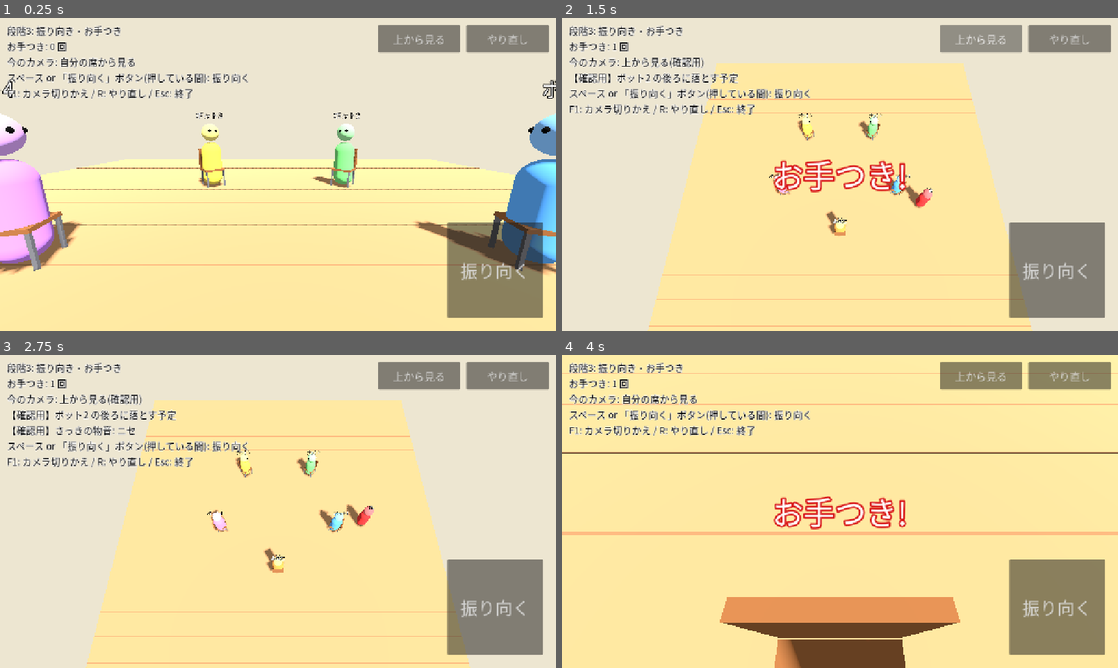
Above: before the commit, frames 1-4 (two rows, left to right).
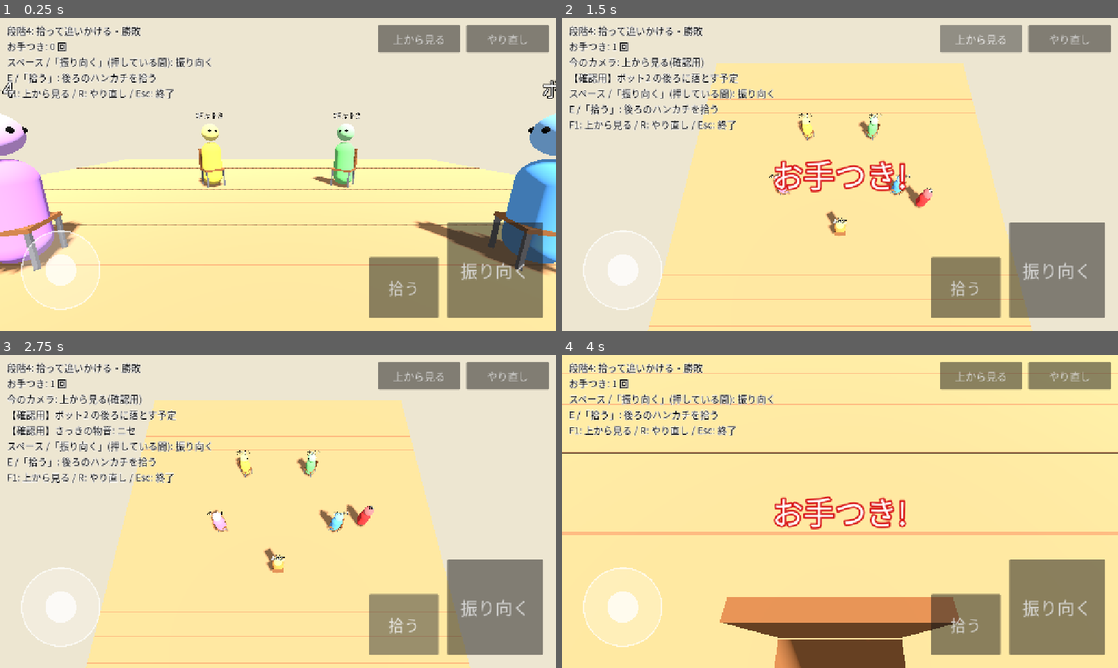
Above: after the commit, the same moments.

Repository: LisaYuumi/ushiro-micha-dame
Game: Godot game, scene res://scenes/main.tscn
Same seed, same stepped clock (60 frames per second), same inputs: the game is played once before the commit and once after it.
Inputs (mouse positions are in pixels of both pictures, inside the frame that each line leads up to):
- Up to frame 1 (0.25 s): no input
- Up to frame 2 (1.5 s): click "振り向く" at 0.5 s; click "上から見る" at 1.25 s
- Up to frame 3 (2.75 s): click (405, 624) at 2 s, where only the run after the commit has a clickable "拾う"
- Up to frame 4 (4 s): click "やり直し" at 2.75 s; tap Enter at 3.5 s; move the mouse to (962, 495) at 3.52 s; hold D (move_right, bound only after the commit) from 3.53 s (still down); hold Space (look_back) from 3.53 s (still down); click (962, 495) at 3.67 s; tap E (pick_up, bound only after the commit) at 3.8 s

The runs differ from the first frame. In frame 1, 5.7% of the frame differs, in the area x 1-79%, y 2-96%; in frame 2, 5.1%; in frame 3, 5.1%; in frame 4, 5.7%.

Commit message:
Step 4: pick up the handkerchief, chase the oni and decide the round
- New commands: pick_up (only while looking back) and set_move
- Oni runs to the vacant seat; touch within 1m wins, a seated oni wins,
  and a full lap without noticing loses
- Chaser can only run in the oni's direction and stays outside the seats
- BotBrain: seated bots notice after a random delay and chase the oni
- Chase camera, carried handkerchief, result banner, virtual stick and
  pick-up button for phones

Co-Authored-By: Claude Opus 5.5 <noreply@anthropic.com>
Claude-Session: https://claude.ai/code/session_018gGhz8RHTqLMKymXrJnaB4

Diff:
--- /dev/null
+++ b/scripts/bot/bot_brain.gd
@@ -0,0 +1,47 @@
+class_name BotBrain
+extends RefCounted
+## ボットの判断。プレイヤーと同じ命令(振り向く・拾う・走る)を GameState に出すだけ。
+## (オンライン対戦では、ホストだけがボットを動かす)
+
+var rng := RandomNumberGenerator.new()
+## 後ろに落とされたボットが気づくまでの残り時間(id -> 秒)
+var _notice_left := {}
+
+
+func reset(seed_value: int = -1) -> void:
+	_notice_left.clear()
+	if seed_value >= 0:
+		rng.seed = seed_value
+	else:
+		rng.randomize()
+
+
+func update(state: GameState, delta: float) -> void:
+	for a in state.actors:
+		if not a.is_bot:
+			continue
+		match a.role:
+			GameState.Role.SEATED:
+				_update_seated(state, a, delta)
+			GameState.Role.CHASER:
+				_update_chaser(state, a)
+
+
+## 座っているボット: 後ろに落とされたら、しばらくして気づいて拾う
+func _update_seated(state: GameState, a: GameState.Actor, delta: float) -> void:
+	if not state.has_handkerchief_behind(a):
+		return
+	if not _notice_left.has(a.id):
+		_notice_left[a.id] = rng.randf_range(GameConfig.BOT_NOTICE_TIME_MIN, GameConfig.BOT_NOTICE_TIME_MAX)
+	_notice_left[a.id] -= delta
+	if _notice_left[a.id] <= 0.0:
+		state.set_looking_back(a.id, true)
+		state.pick_up(a.id)
+
+
+## 追いかけるボット: 鬼にまっすぐ向かう(走れない向きは GameState が止める)
+func _update_chaser(state: GameState, a: GameState.Actor) -> void:
+	var oni := state.get_actor(state.oni_id)
+	var to_oni := oni.position - a.position
+	to_oni.y = 0.0
+	state.set_move(a.id, to_oni.normalized())
--- a/scripts/core/game_config.gd
+++ b/scripts/core/game_config.gd
@@ -48,3 +48,27 @@
 const LOOK_BACK_LEAN := 0.2
 ## 「お手つき!」などの表示時間(秒)
 const MESSAGE_TIME := 1.5
+
+# --- 追いかけっこ ---
+## 鬼が走る速さ(メートル/秒)
+const ONI_RUN_SPEED := 3.0
+## 追いかける人の速さ(メートル/秒)。鬼よりわずかに速い
+const CHASER_SPEED := 3.3
+## この距離(メートル)まで近づいたらタッチ成立
+const TOUCH_DISTANCE := 1.0
+## 追いかける人が走れる範囲(輪の中心からの距離)。席の内側には入れない
+const CHASER_MIN_RADIUS := 3.55
+const CHASER_MAX_RADIUS := 6.0
+## 追いかける人が鬼と逆向きに走れるか(false: 同じ向きにしか走れない)
+const CHASER_CAN_RUN_BACKWARD := false
+
+# --- ボット ---
+## 後ろにハンカチを落とされたボットが気づくまでの時間(秒)。この範囲でランダム。
+## 鬼がもう一周してくるまで(約17秒)に気づかなければ見逃し
+const BOT_NOTICE_TIME_MIN := 1.5
+const BOT_NOTICE_TIME_MAX := 22.0
+
+# --- 追いかけるときのカメラ ---
+## 自分が追いかけるとき、カメラを輪の外側のどれだけ後ろ・上に置くか(メートル)
+const CHASE_CAM_DISTANCE := 3.0
+const CHASE_CAM_HEIGHT := 3.2
--- a/scripts/core/game_state.gd
+++ b/scripts/core/game_state.gd
@@ -9,9 +9,12 @@
 ## 将来のオンライン対戦では、ホストだけがこのクラスを動かし、
 ## snapshot() と events を全員に配る想定。
 
-enum Role { SEATED, ONI }
-## WALKING: 鬼がハンカチを持って歩いている / DROPPED: 落とした後
-enum Phase { WALKING, DROPPED }
+enum Role { SEATED, ONI, CHASER }
+## WALKING: 鬼がハンカチを持って歩いている
+## DROPPED: 落とした後、鬼は歩き続けている(もう一周で見逃し)
+## CHASE: 拾った人が鬼を追いかけている
+## RESULT: 勝敗が決まった
+enum Phase { WALKING, DROPPED, CHASE, RESULT }
 
 
 class Actor:
@@ -31,6 +34,8 @@
 	var looking_back: bool = false
 	## お手つきの回数(このステップでは数えるだけ。点数はまだ)
 	var otetsuki_count: int = 0
+	## 走る向き(追いかけるとき。長さ 0〜1)
+	var move_dir: Vector3 = Vector3.ZERO
 
 
 ## 席の位置(床の上)
@@ -59,6 +64,17 @@
 var handkerchief_on_floor: bool = false
 var handkerchief_position: Vector3 = Vector3.ZERO
 
+## 追いかけている人の id(いなければ -1)
+var chaser_id: int = -1
+## 追いかける人が立って空いた席(鬼が座りに行く)
+var vacant_seat: int = -1
+## 鬼が空いた席の真後ろに着く角度
+var oni_seat_angle: float = 0.0
+## 鬼が輪から席に向かって入っているところか
+var oni_entering: bool = false
+## 勝敗。{"winner": id, "loser": id, "reason": "touched" / "sat" / "missed"}
+var result: Dictionary = {}
+
 ## 表示側へのお知らせ(Dictionary の配列)
 var events: Array = []
 
@@ -117,6 +133,10 @@
 	phase = Phase.WALKING
 	handkerchief_on_floor = false
 	oni_pause_left = 0.0
+	chaser_id = -1
+	vacant_seat = -1
+	oni_entering = false
+	result = {}
 	var step := TAU / GameConfig.SEAT_COUNT
 	next_seat_crossing = ceilf(oni_angle / step) * step
 	_plan_drop()
@@ -124,6 +144,14 @@
 
 ## 時間を delta 秒すすめる。
 func tick(delta: float) -> void:
+	match phase:
+		Phase.WALKING, Phase.DROPPED:
+			_tick_walking(delta)
+		Phase.CHASE:
+			_tick_chase(delta)
+
+
+func _tick_walking(delta: float) -> void:
 	if oni_pause_left > 0.0:
 		oni_pause_left -= delta
 		return
@@ -146,13 +174,45 @@
 	if a == null or a.role != Role.SEATED or a.looking_back == value:
 		return
 	a.looking_back = value
-	if not value:
+	# 追いかけっこ中・勝敗が出た後は、振り向いて見物してもお手つきにならない
+	if not value or phase == Phase.CHASE or phase == Phase.RESULT:
 		return
 	if has_handkerchief_behind(a):
 		events.append({"type": "found", "actor": actor_id})
 	else:
 		a.otetsuki_count += 1
 		events.append({"type": "otetsuki", "actor": actor_id})
+
+
+## ハンカチを拾って立ち上がる。振り向いていて、後ろにハンカチがあるときだけできる。
+func pick_up(actor_id: int) -> void:
+	var a := get_actor(actor_id)
+	if a == null or phase != Phase.DROPPED or not a.looking_back or not has_handkerchief_behind(a):
+		return
+	vacant_seat = a.seat_index
+	a.role = Role.CHASER
+	a.seat_index = -1
+	a.looking_back = false
+	a.position = handkerchief_position
+	a.yaw = drop_angle - PI / 2.0
+	chaser_id = a.id
+	handkerchief_on_floor = false
+	phase = Phase.CHASE
+	# 鬼は気づいてすぐ走り出す。空いた席まで(少なくとも一度は)輪を回ってから座る
+	oni_pause_left = 0.0
+	oni_entering = false
+	var target := seat_angle(vacant_seat)
+	oni_seat_angle = target + ceilf((oni_angle - target + 0.001) / TAU) * TAU
+	events.append({"type": "picked_up", "actor": a.id})
+
+
+## 走る向きを決める(追いかける人だけ)。dir は床の上の向き、長さ 0〜1。
+func set_move(actor_id: int, dir: Vector3) -> void:
+	var a := get_actor(actor_id)
+	if a == null:
+		return
+	dir.y = 0.0
+	a.move_dir = dir.limit_length(1.0)
 
 
 ## この人の後ろにハンカチが落ちているか
@@ -205,6 +265,7 @@
 			"yaw": a.yaw,
 			"looking_back": a.looking_back,
 			"otetsuki": a.otetsuki_count,
+			"move": a.move_dir,
 		})
 	return {
 		"actors": list,
@@ -212,6 +273,9 @@
 		"oni_angle": oni_angle,
 		"handkerchief_on_floor": handkerchief_on_floor,
 		"handkerchief_pos": handkerchief_position,
+		"chaser": chaser_id,
+		"vacant_seat": vacant_seat,
+		"result": result,
 	}
 
 
@@ -230,6 +294,11 @@
 
 ## 鬼が席の真後ろに来たとき: 本当に落とす/ニセで立ち止まる/そのまま通りすぎる
 func _on_pass_behind_seat() -> void:
+	if phase == Phase.DROPPED and absf(oni_angle - (drop_angle + TAU)) < 0.001:
+		# 一周して戻ってきても気づかれなかった: 落とされた人の負け
+		var target := get_actor_at_seat(drop_target_seat)
+		_finish(oni_id, target.id, "missed")
+		return
 	if phase == Phase.WALKING and absf(oni_angle - drop_angle) < 0.001:
 		oni_pause_left = GameConfig.ONI_PAUSE_TIME
 		_drop()
@@ -242,6 +311,66 @@
 				"seat": _seat_at_angle(oni_angle),
 				"pos": _ring_point(oni_angle, GameConfig.DROP_RADIUS),
 			})
+
+
+func _tick_chase(delta: float) -> void:
+	var oni := get_actor(oni_id)
+	var chaser := get_actor(chaser_id)
+	_move_chaser(chaser, delta)
+
+	var sat := false
+	if oni_entering:
+		var seat_pos := seat_positions[vacant_seat]
+		var to_seat := seat_pos - oni.position
+		if to_seat.length() > 0.001:
+			oni.yaw = atan2(-to_seat.x, -to_seat.z)
+		oni.position = oni.position.move_toward(seat_pos, GameConfig.ONI_RUN_SPEED * delta)
+		sat = oni.position.distance_to(seat_pos) < 0.01
+	else:
+		oni_angle = minf(oni_angle + GameConfig.ONI_RUN_SPEED / GameConfig.ONI_WALK_RADIUS * delta, oni_seat_angle)
+		_place_on_walk_ring(oni, oni_angle)
+		oni_entering = oni_angle >= oni_seat_angle
+
+	if _flat_distance(chaser.position, oni.position) <= GameConfig.TOUCH_DISTANCE:
+		_finish(chaser_id, oni_id, "touched")
+	elif sat:
+		_sit(oni, vacant_seat)
+		_finish(oni_id, chaser_id, "sat")
+
+
+## 追いかける人を動かす。席の内側には入れず、(設定により)鬼と逆向きには走れない。
+func _move_chaser(a: Actor, delta: float) -> void:
+	var dir := a.move_dir
+	if dir.length_squared() < 0.0001:
+		return
+	if not GameConfig.CHASER_CAN_RUN_BACKWARD:
+		var ang := atan2(a.position.x, a.position.z)
+		# 鬼が走る向き(角度が増える向き)
+		var forward := Vector3(cos(ang), 0.0, -sin(ang))
+		var along := dir.dot(forward)
+		if along < 0.0:
+			dir -= forward * along
+	var p := a.position + dir * GameConfig.CHASER_SPEED * delta
+	var flat := Vector2(p.x, p.z)
+	var r := clampf(flat.length(), GameConfig.CHASER_MIN_RADIUS, GameConfig.CHASER_MAX_RADIUS)
+	flat = flat.normalized() * r
+	a.position = Vector3(flat.x, 0.0, flat.y)
+	if dir.length_squared() > 0.0001:
+		a.yaw = atan2(-dir.x, -dir.z)
+
+
+func _finish(winner_id: int, loser_id: int, reason: String) -> void:
+	phase = Phase.RESULT
+	result = {"winner": winner_id, "loser": loser_id, "reason": reason}
+	for a in actors:
+		a.move_dir = Vector3.ZERO
+	var e := result.duplicate()
+	e["type"] = "result"
+	events.append(e)
+
+
+func _flat_distance(a: Vector3, b: Vector3) -> float:
+	return Vector2(a.x - b.x, a.z - b.z).length()
 
 
 func _seat_at_angle(angle: float) -> int:
--- a/scripts/input/input_setup.gd
+++ b/scripts/input/input_setup.gd
@@ -3,17 +3,24 @@
 ## キー割り当てをまとめて登録する(project.godot を手で書かずに済むように)。
 
 const KEYS := {
-	"look_back": KEY_SPACE,
-	"debug_top_camera": KEY_F1,
-	"restart": KEY_R,
-	"quit": KEY_ESCAPE,
+	"look_back": [KEY_SPACE],
+	"pick_up": [KEY_E],
+	"move_left": [KEY_A, KEY_LEFT],
+	"move_right": [KEY_D, KEY_RIGHT],
+	"move_up": [KEY_W, KEY_UP],
+	"move_down": [KEY_S, KEY_DOWN],
+	"debug_top_camera": [KEY_F1],
+	"restart": [KEY_R],
+	"quit": [KEY_ESCAPE],
 }
 
 
 static func register() -> void:
 	for action in KEYS:
-		if not InputMap.has_action(action):
-			InputMap.add_action(action)
-		var ev := InputEventKey.new()
-		ev.physical_keycode = KEYS[action]
-		InputMap.action_add_event(action, ev)
+		if InputMap.has_action(action):
+			continue
+		InputMap.add_action(action)
+		for key in KEYS[action]:
+			var ev := InputEventKey.new()
+			ev.physical_keycode = key
+			InputMap.action_add_event(action, ev)
--- a/scripts/input/player_input.gd
+++ b/scripts/input/player_input.gd
@@ -4,5 +4,17 @@
 ## (オンライン対戦では、この命令をホストに送る形に置きかえる)
 
 
-static func apply(state: GameState) -> void:
-	state.set_looking_back(state.local_player_id, Input.is_action_pressed("look_back"))
+## cam_basis: 今のカメラの向き。走る向きを「画面の上下左右」に合わせるために使う
+static func apply(state: GameState, cam_basis: Basis) -> void:
+	var id := state.local_player_id
+	state.set_looking_back(id, Input.is_action_pressed("look_back"))
+	if Input.is_action_just_pressed("pick_up"):
+		state.pick_up(id)
+
+	var v := Input.get_vector("move_left", "move_right", "move_up", "move_down")
+	var right := cam_basis.x
+	right.y = 0.0
+	var forward := -cam_basis.z
+	forward.y = 0.0
+	var dir := right.normalized() * v.x + forward.normalized() * -v.y
+	state.set_move(id, dir)
--- a/scripts/input/touch_controls.gd
+++ b/scripts/input/touch_controls.gd
@@ -8,6 +8,18 @@
 	layer = 2
 	# 右下: 振り向く(押している間)
 	_add_button("振り向く", "look_back", Vector2(1, 1), Rect2(-250, -250, 220, 220), 40)
+	_add_button("拾う", "pick_up", Vector2(1, 1), Rect2(-430, -170, 160, 140), 36)
+	# 左下: 走るためのスティック
+	var stick := VirtualStick.new()
+	add_child(stick)
+	stick.anchor_left = 0
+	stick.anchor_right = 0
+	stick.anchor_top = 1
+	stick.anchor_bottom = 1
+	stick.offset_left = 30
+	stick.offset_top = -250
+	stick.offset_right = 250
+	stick.offset_bottom = -30
 	# 右上: 確認用の操作
 	_add_button("上から見る", "debug_top_camera", Vector2(1, 0), Rect2(-410, 16, 190, 64), 24)
 	_add_button("やり直し", "restart", Vector2(1, 0), Rect2(-206, 16, 190, 64), 24)
--- /dev/null
+++ b/scripts/input/virtual_stick.gd
@@ -0,0 +1,55 @@
+class_name VirtualStick
+extends Control
+## スマホ用のスティック。指でなぞった向きを、矢印キーと同じ操作として送る。
+
+const RADIUS := 90.0
+
+var _touch_index := -1
+var _knob := Vector2.ZERO # -1〜1
+
+
+func _ready() -> void:
+	mouse_filter = Control.MOUSE_FILTER_IGNORE
+
+
+func _input(event: InputEvent) -> void:
+	if event is InputEventScreenTouch:
+		var t := event as InputEventScreenTouch
+		if t.pressed and _touch_index == -1 and get_global_rect().has_point(t.position):
+			_touch_index = t.index
+			_update_knob(t.position)
+		elif not t.pressed and t.index == _touch_index:
+			_touch_index = -1
+			_set_knob(Vector2.ZERO)
+	elif event is InputEventScreenDrag:
+		var d := event as InputEventScreenDrag
+		if d.index == _touch_index:
+			_update_knob(d.position)
+
+
+func _update_knob(pos: Vector2) -> void:
+	var center := get_global_rect().get_center()
+	_set_knob(((pos - center) / RADIUS).limit_length(1.0))
+
+
+func _set_knob(v: Vector2) -> void:
+	_knob = v
+	_send("move_left", -v.x)
+	_send("move_right", v.x)
+	_send("move_up", -v.y)
+	_send("move_down", v.y)
+	queue_redraw()
+
+
+func _send(action: String, strength: float) -> void:
+	if strength > 0.1:
+		Input.action_press(action, strength)
+	elif Input.is_action_pressed(action):
+		Input.action_release(action)
+
+
+func _draw() -> void:
+	var c := size / 2.0
+	draw_circle(c, RADIUS, Color(1, 1, 1, 0.25))
+	draw_arc(c, RADIUS, 0.0, TAU, 48, Color(1, 1, 1, 0.7), 3.0)
+	draw_circle(c + _knob * RADIUS, 36.0, Color(1, 1, 1, 0.75))
--- a/scripts/main.gd
+++ b/scripts/main.gd
@@ -1,9 +1,10 @@
 extends Node3D
 ## 全体のつなぎ役。
-##   GameState(状態) ← 入力・ボットが命令を出す
+##   GameState(状態) ← 入力(PlayerInput)・ボット(BotBrain)が命令を出す
 ##   GameState(状態) → WorldView / Hud が読んで表示する
 
 var state: GameState
+var bots := BotBrain.new()
 ## 確認用: 最後に鳴った物音が本物かニセか
 var _last_sound := ""
 
@@ -19,6 +20,7 @@
 
 func _start_round() -> void:
 	state.start_round()
+	bots.reset()
 	_last_sound = ""
 	hud.hide_message()
 	view.build(state)
@@ -26,21 +28,12 @@
 
 
 func _physics_process(delta: float) -> void:
-	PlayerInput.apply(state)
+	PlayerInput.apply(state, view.get_camera_basis())
+	bots.update(state, delta)
 	state.tick(delta)
 	for e in state.take_events():
 		view.on_event(e)
-		match e.get("type"):
-			"dropped":
-				_last_sound = "本物"
-			"rustle":
-				_last_sound = "ニセ"
-			"otetsuki":
-				if e["actor"] == state.local_player_id:
-					hud.show_message("お手つき!", Color(0.85, 0.1, 0.1), GameConfig.MESSAGE_TIME)
-			"found":
-				if e["actor"] == state.local_player_id:
-					hud.show_message("ハンカチがある!", Color(0.1, 0.5, 0.9), GameConfig.MESSAGE_TIME)
+		_show_event(e)
 		_update_help()
 
 
@@ -58,23 +51,77 @@
 		get_tree().quit()
 
 
+func _show_event(e: Dictionary) -> void:
+	var me := state.local_player_id
+	match e.get("type"):
+		"dropped":
+			_last_sound = "本物"
+		"rustle":
+			_last_sound = "ニセ"
+		"otetsuki":
+			if e["actor"] == me:
+				hud.show_message("お手つき!", Color(0.85, 0.1, 0.1), GameConfig.MESSAGE_TIME)
+		"found":
+			if e["actor"] == me:
+				hud.show_message("ハンカチがある!\n「拾う」(E)", Color(0.1, 0.5, 0.9), GameConfig.MESSAGE_TIME)
+		"picked_up":
+			if e["actor"] == me:
+				hud.show_message("追いかけろ!", Color(0.1, 0.5, 0.9), GameConfig.MESSAGE_TIME)
+			else:
+				hud.show_message("%s が追いかけた!" % _name(e["actor"]), Color(0.3, 0.3, 0.3), GameConfig.MESSAGE_TIME)
+		"result":
+			_show_result(e)
+
+
+func _show_result(r: Dictionary) -> void:
+	var me := state.local_player_id
+	var text := ""
+	var color := Color(0.3, 0.3, 0.3)
+	match r["reason"]:
+		"touched":
+			if r["winner"] == me:
+				text = "勝ち!\n鬼をタッチした"
+				color = Color(0.9, 0.6, 0.1)
+			else:
+				text = "%s の勝ち\n(鬼をタッチ)" % _name(r["winner"])
+		"sat":
+			if r["loser"] == me:
+				text = "負け…\n鬼に座られた"
+				color = Color(0.2, 0.3, 0.8)
+			else:
+				text = "鬼の勝ち\n(%s の席に座った)" % _name(r["loser"])
+		"missed":
+			if r["loser"] == me:
+				text = "負け…\n一周しても気づかなかった"
+				color = Color(0.2, 0.3, 0.8)
+			else:
+				text = "鬼の勝ち\n(%s が気づかなかった)" % _name(r["loser"])
+	hud.show_message(text + "\n「やり直し」(R)で次のラウンド", color, 0.0)
+
+
+func _name(id: int) -> String:
+	var a := state.get_actor(id)
+	return a.display_name if a else "?"
+
+
 func _update_help() -> void:
-	var lines := PackedStringArray(["段階3: 振り向き・お手つき"])
+	var lines := PackedStringArray(["段階4: 拾って追いかける・勝敗"])
 	var me := state.get_local_player()
 	lines.append("お手つき: %d 回" % me.otetsuki_count)
 	if view.is_top_camera():
 		lines.append("今のカメラ: 上から見る(確認用)")
 		# 確認用カメラのときだけ答えを出す
-		var target := state.get_actor_at_seat(state.drop_target_seat)
-		var who: String = target.display_name if target else "?"
-		if state.handkerchief_on_floor:
+		var who: String = _name(state.get_actor_at_seat(state.drop_target_seat).id) if state.vacant_seat < 0 else _name(state.chaser_id)
+		if state.handkerchief_on_floor or state.chaser_id >= 0:
 			lines.append("【確認用】%s の後ろに落とした" % who)
 		else:
 			lines.append("【確認用】%s の後ろに落とす予定" % who)
 		if _last_sound != "":
 			lines.append("【確認用】さっきの物音: %s" % _last_sound)
+	if me.role == GameState.Role.CHASER:
+		lines.append("矢印キー / WASD / 左下のスティック: 走る")
 	else:
-		lines.append("今のカメラ: 自分の席から見る")
-	lines.append("スペース or 「振り向く」ボタン(押している間): 振り向く")
-	lines.append("F1: カメラ切りかえ / R: やり直し / Esc: 終了")
+		lines.append("スペース /「振り向く」(押している間): 振り向く")
+		lines.append("E /「拾う」: 後ろのハンカチを拾う")
+	lines.append("F1: 上から見る / R: やり直し / Esc: 終了")
 	hud.set_help("\n".join(lines))
--- a/scripts/view/world_view.gd
+++ b/scripts/view/world_view.gd
@@ -50,10 +50,16 @@
 			node.position = a.position
 			# 振り向いた姿は全員に見える(体ごと大げさに後ろを向く)
 			node.rotation.y = a.yaw + PI * t
-	_update_seat_camera(state)
-
-	_handkerchief.visible = state.handkerchief_on_floor
-	_handkerchief.position = state.handkerchief_position
+	_update_seat_camera(state, delta)
+
+	var holder := state.get_actor(state.chaser_id)
+	if holder:
+		# 追いかける人が手に持っている
+		_handkerchief.visible = true
+		_handkerchief.position = holder.position + Vector3(0, 1.0, 0)
+	else:
+		_handkerchief.visible = state.handkerchief_on_floor
+		_handkerchief.position = state.handkerchief_position
 	_update_footsteps(state)
 
 
@@ -234,7 +240,7 @@
 	_seat_cam.cull_mask = 0xFFFFF & ~(1 << (SELF_LAYER - 1))
 	add_child(_seat_cam)
 	_seat_cam.make_current()
-	_update_seat_camera(state)
+	_update_seat_camera(state, 0.0)
 
 	_top_cam = Camera3D.new()
 	_top_cam.fov = 60
@@ -242,10 +248,28 @@
 	_top_cam.look_at_from_position(Vector3(0, 13, 6), Vector3.ZERO)
 
 
-## 自分の席のカメラ: 前を向いているときは輪の内側、振り向くと足元の後ろを見る
-func _update_seat_camera(state: GameState) -> void:
+## 今のカメラの向き(走る向きを画面に合わせるため、入力側が使う)
+func get_camera_basis() -> Basis:
+	var cam := get_viewport().get_camera_3d()
+	return cam.global_basis if cam else Basis.IDENTITY
+
+
+## 自分のカメラ:
+## - 座っているとき: 前は輪の内側、振り向くと足元の後ろを見る
+## - 追いかけているとき: 輪の外側・斜め上から自分を見る(画面の右が鬼の走る向き)
+func _update_seat_camera(state: GameState, delta: float) -> void:
 	var me := state.get_local_player()
 	if me == null or _seat_cam == null:
+		return
+	if me.role == GameState.Role.CHASER:
+		var out := Vector3(me.position.x, 0.0, me.position.z).normalized()
+		var want := me.position + out * GameConfig.CHASE_CAM_DISTANCE + Vector3(0, GameConfig.CHASE_CAM_HEIGHT, 0)
+		# 立ち上がった直後は一気に、そのあとはなめらかに追う
+		var w := 1.0 if delta == 0.0 else clampf(delta * 8.0, 0.0, 1.0)
+		var from := _seat_cam.position
+		if from.distance_to(want) > 6.0:
+			w = 1.0
+		_seat_cam.look_at_from_position(from.lerp(want, w), me.position + Vector3(0, 0.8, 0))
 		return
 	var t: float = _turn.get(me.id, 0.0)
 	var back_dir := Vector3(sin(me.yaw), 0.0, cos(me.yaw))
--- a/tests/smoke_test.gd
+++ b/tests/smoke_test.gd
@@ -19,6 +19,13 @@
 	_test_found_when_already_looking_back()
 	_test_decoy_rustle_is_behind_a_seat()
 	_test_bot_cannot_look_back_as_oni()
+	_test_missed_when_nobody_notices()
+	_test_pick_up_rules()
+	_test_oni_sits_if_chaser_stands_still()
+	_test_touch_wins()
+	_test_chaser_cannot_run_backward_or_inside()
+	_test_no_otetsuki_during_chase()
+	_test_rounds_with_bots_always_finish()
 
 	_main = load("res://scenes/main.tscn").instantiate()
 	root.add_child(_main)
@@ -33,6 +40,13 @@
 		_press("look_back", false)
 		_press("debug_top_camera", true)
 		_press("debug_top_camera", false)
+	elif _frames == 100:
+		# 拾う・走る操作も送ってみる(拾えない場面でもエラーにならないこと)
+		_press("pick_up", true)
+		_press("pick_up", false)
+		Input.action_press("move_right", 1.0)
+	elif _frames == 110:
+		Input.action_release("move_right")
 	elif _frames == 120:
 		_press("restart", true)
 		_press("restart", false)
@@ -135,7 +149,135 @@
 	_check(s.take_events().is_empty(), "鬼は振り向き判定の対象外")
 
 
+func _test_missed_when_nobody_notices() -> void:
+	var s := GameState.new()
+	s.start_round(11)
+	var e := _run_until(s, "result", 200.0)
+	_check(not e.is_empty(), "誰も気づかなければ勝敗が出る")
+	if e.is_empty():
+		return
+	var target := s.get_actor_at_seat(s.drop_target_seat)
+	_check(e["reason"] == "missed", "気づかなければ『見逃し』")
+	_check(e["loser"] == target.id, "見逃しは落とされた人の負け")
+	_check(e["winner"] == s.oni_id, "見逃しは鬼の勝ち")
+	_check(s.phase == GameState.Phase.RESULT, "勝敗が出たら RESULT")
+
+
+func _test_pick_up_rules() -> void:
+	var s := _dropped_state(13)
+	var target := s.get_actor_at_seat(s.drop_target_seat)
+	var other := s.get_actor_at_seat((s.drop_target_seat + 1) % GameConfig.SEAT_COUNT)
+	s.pick_up(target.id)
+	_check(s.phase == GameState.Phase.DROPPED, "振り向かずには拾えない")
+	other.looking_back = true
+	s.pick_up(other.id)
+	_check(s.phase == GameState.Phase.DROPPED, "後ろにハンカチがない人は拾えない")
+	s.set_looking_back(target.id, true)
+	s.take_events()
+	s.pick_up(target.id)
+	_check(s.phase == GameState.Phase.CHASE, "振り向いて拾うと追いかけっこ")
+	_check(_has(s.take_events(), "picked_up"), "拾ったお知らせが出る")
+	_check(target.role == GameState.Role.CHASER and target.seat_index == -1, "拾った人は席を立つ")
+	_check(s.vacant_seat == s.drop_target_seat, "その席が空く")
+	_check(not s.handkerchief_on_floor, "ハンカチは床から消える(手に持つ)")
+
+
+func _test_oni_sits_if_chaser_stands_still() -> void:
+	var s := _chasing_state(17)
+	var e := _run_until(s, "result", 60.0)
+	_check(not e.is_empty() and e["reason"] == "sat", "追いかけなければ鬼が座る")
+	if e.is_empty():
+		return
+	var oni := s.get_actor(s.oni_id)
+	_check(e["winner"] == s.oni_id and e["loser"] == s.chaser_id, "座られたら追いかけた人の負け")
+	_check(oni.seat_index == s.vacant_seat, "鬼は空いた席に座る")
+	_check(oni.position.distance_to(s.seat_positions[s.vacant_seat]) < 0.05, "鬼は席の位置にいる")
+
+
+func _test_touch_wins() -> void:
+	var s := _chasing_state(19)
+	var chaser := s.get_actor(s.chaser_id)
+	var e := {}
+	for i in int(60.0 / STEP):
+		var to_oni := s.get_actor(s.oni_id).position - chaser.position
+		s.set_move(chaser.id, to_oni.normalized())
+		s.tick(STEP)
+		for ev in s.take_events():
+			if ev["type"] == "result":
+				e = ev
+		if not e.is_empty():
+			break
+	_check(not e.is_empty() and e["reason"] == "touched", "すぐ追いかければタッチできる")
+	if not e.is_empty():
+		_check(e["winner"] == chaser.id and e["loser"] == s.oni_id, "タッチしたら追いかけた人の勝ち")
+
+
+func _test_chaser_cannot_run_backward_or_inside() -> void:
+	var s := _chasing_state(23)
+	var c := s.get_actor(s.chaser_id)
+	var start_angle := atan2(c.position.x, c.position.z)
+	var backward := Vector3(-cos(start_angle), 0.0, sin(start_angle))
+	for i in 60:
+		s.set_move(c.id, backward)
+		s.tick(STEP)
+	var moved := wrapf(atan2(c.position.x, c.position.z) - start_angle, -PI, PI)
+	_check(moved > -0.001, "鬼と逆向きには走れない")
+	for i in 120:
+		s.set_move(c.id, -Vector3(c.position.x, 0.0, c.position.z).normalized())
+		s.tick(STEP)
+	var r := Vector2(c.position.x, c.position.z).length()
+	_check(r >= GameConfig.CHASER_MIN_RADIUS - 0.001, "席の内側には入れない")
+
+
+func _test_no_otetsuki_during_chase() -> void:
+	var s := _chasing_state(29)
+	var other := s.get_actor_at_seat((s.vacant_seat + 1) % GameConfig.SEAT_COUNT)
+	s.set_looking_back(other.id, true)
+	_check(not _has(s.take_events(), "otetsuki"), "追いかけっこ中に振り向いて見物してもお手つきにならない")
+
+
+func _test_rounds_with_bots_always_finish() -> void:
+	var reasons := {}
+	for seed_value in 60:
+		var s := GameState.new()
+		s.start_round(seed_value)
+		var b := BotBrain.new()
+		b.reset(seed_value)
+		var e := {}
+		for i in int(200.0 / STEP):
+			b.update(s, STEP)
+			s.tick(STEP)
+			for ev in s.take_events():
+				if ev["type"] == "result":
+					e = ev
+			if not e.is_empty():
+				break
+		_check(not e.is_empty(), "seed %d: ボット相手のラウンドは必ず勝敗が出る" % seed_value)
+		if not e.is_empty():
+			reasons[e["reason"]] = true
+	_check(reasons.has("missed"), "ボットが見逃すことがある")
+	_check(reasons.has("touched") or reasons.has("sat"), "ボットが追いかけることがある")
+	print("bot round results: ", reasons.keys())
+
+
 # --- 道具 ---
+
+func _dropped_state(seed_value: int) -> GameState:
+	var s := GameState.new()
+	s.start_round(seed_value)
+	_run_until(s, "dropped", 120.0)
+	s.take_events()
+	return s
+
+
+func _chasing_state(seed_value: int) -> GameState:
+	var s := _dropped_state(seed_value)
+	var target := s.get_actor_at_seat(s.drop_target_seat)
+	s.set_looking_back(target.id, true)
+	s.pick_up(target.id)
+	s.take_events()
+	return s
+
 
 func _run_until(s: GameState, type: String, seconds: float) -> Dictionary:
 	for i in int(seconds / STEP):
